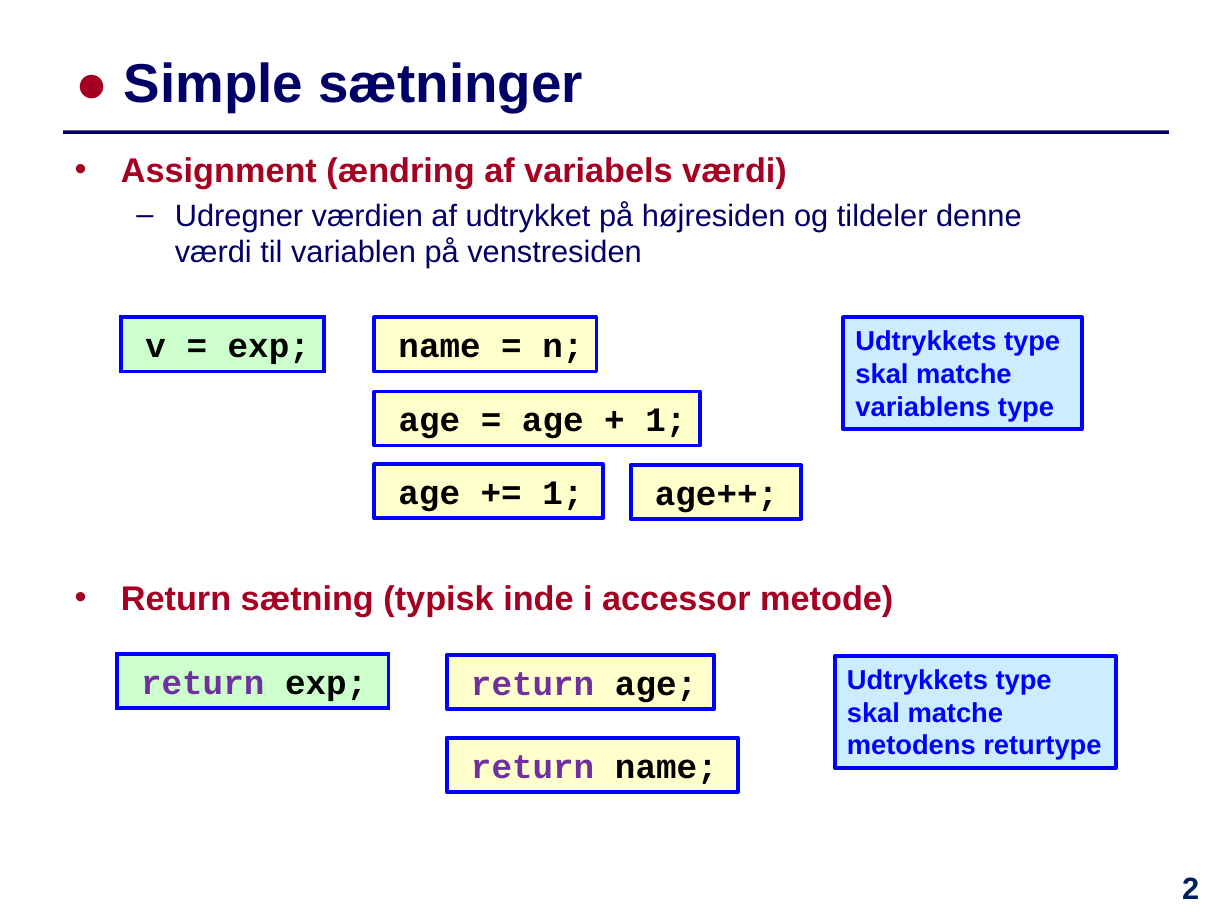
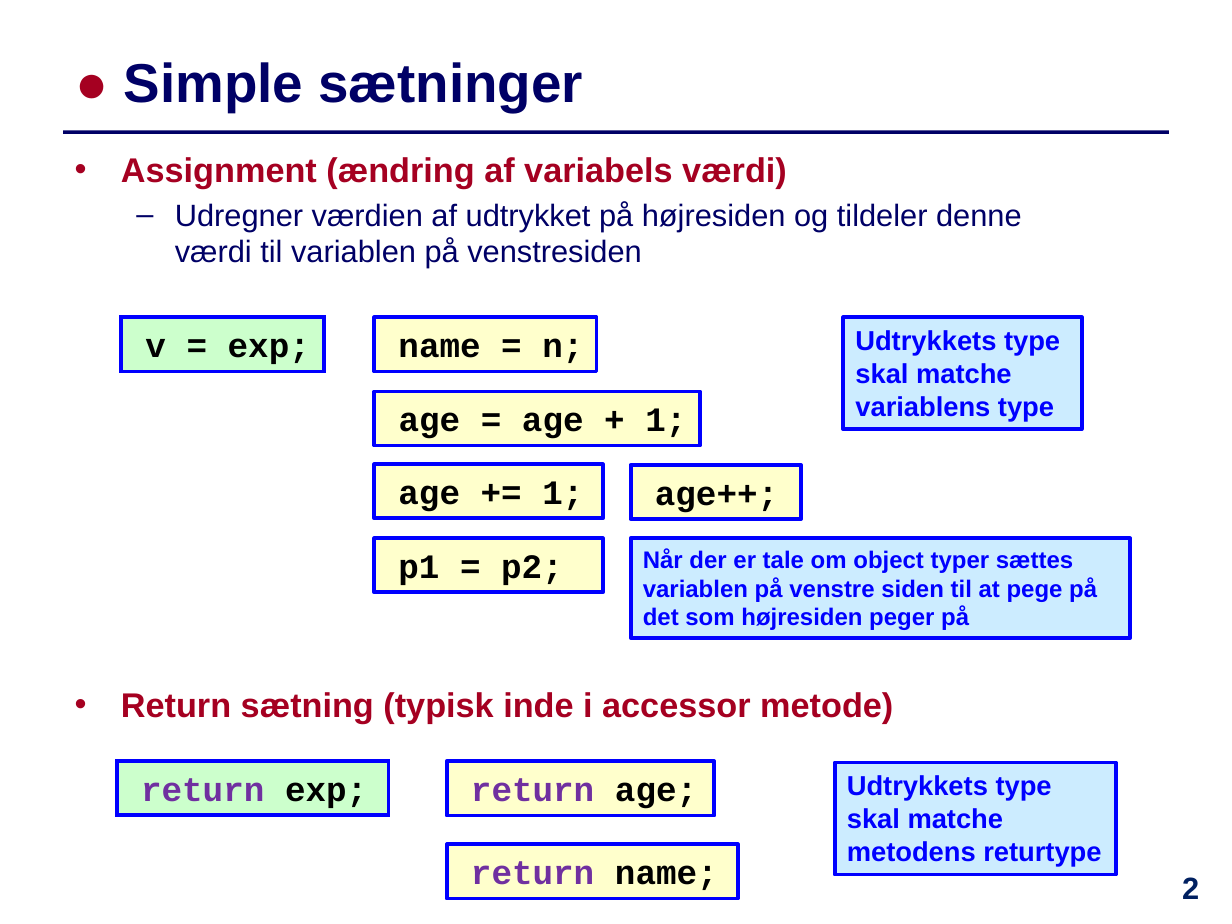
Before and after one commit to IntProgAU/Materiale, a slide deck: slide 2 of web/e24/uge_2a/Slides-Uge2-Mandag.pptx. Drawn at 1232x924 pixels with LibreOffice and Linux fonts; fonts in the diff are those of the drawing. Boxes give left, top, right and bottom in pixels: in the first picture for what was removed or moved away, otherwise in the second. Text is boxed around its words. In the diff, an @@ line names an element or a change of style, - is before the commit and + after.

```diff
--- a/web/e24/uge_2a/Slides-Uge2-Mandag.pptx
+++ b/web/e24/uge_2a/Slides-Uge2-Mandag.pptx
@@ rectangle added at [375,538,604,593], fill #FFFFCC, outline #0000FF 2.25 pt, 20 pt, text #000000, bold @@
+p1 = p2;
@@ rectangle added at [631,538,1130,638], fill #CCECFF, outline #0000FF 2.25 pt, 14 pt, text #0000FF, bold @@
+Når der er tale om object typer sættes variablen på venstre siden til at pege på det som højresiden peger på
@@ 3 rectangles, 1 text: place and size @@
-3 rectangles, 1 text at [117,585,893,792]
+3 rectangles, 1 text at [117,692,893,898]
@@ rectangle "Udtrykkets type skal matche metodens ...": place and size @@
-rectangle "Udtrykkets type skal matche metodens ..." at [835,655,1116,768]
+rectangle "Udtrykkets type skal matche metodens ..." at [835,763,1116,875]
```
Also in this commit, not shown: 3 other slides changed, 2 slides removed, 3 other files.
